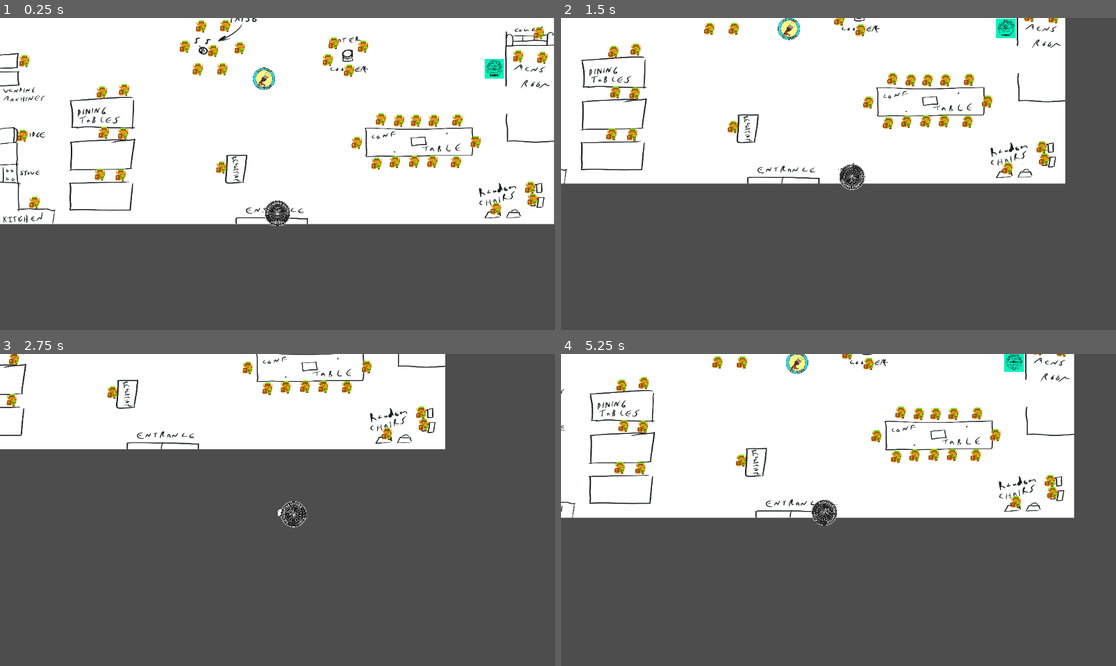
Above: before the commit, frames 1-4 (two rows, left to right).
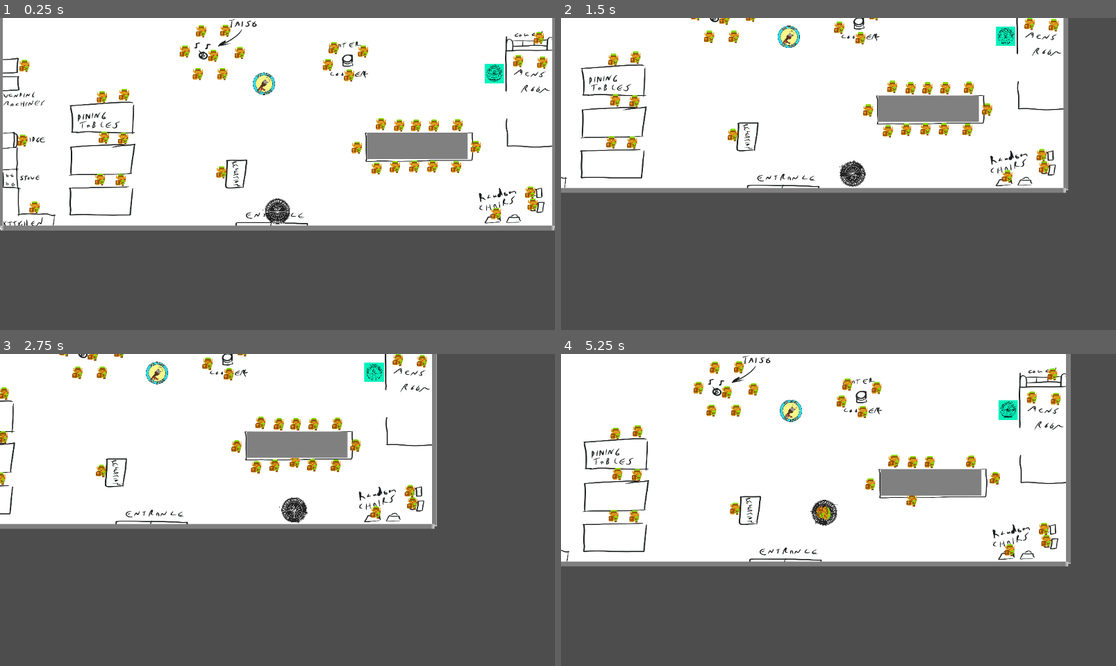
Above: after the commit, the same moments.

Repository: corincerami/union-katamari
Game: Godot game, scene res://main.tscn
The game is run twice, just before and just after one commit, with the same random seed, the same clock (stepped at 60 frames per second) and the same inputs.
Inputs:
- Up to frame 1 (0.25 s): no input
- Up to frame 2 (1.5 s): hold Right (ui_right) 0.53-1.28 s; hold Down (ui_down) from 1.28 s (still down)
- Up to frame 3 (2.75 s): release Down (ui_down) at 2.03 s; hold Right (ui_right) from 2.03 s (still down)
- Up to frame 4 (5.25 s): release Right (ui_right) at 2.78 s; hold Up (ui_up) 2.78-3.53 s; hold Left (ui_left) 3.53-5.03 s; hold Down (ui_down) from 5.03 s (still down)

The runs differ from the first frame. In frame 1, 12% of the frame differs, in the area x 0-100%, y 0-69%; in frame 2, 11%; in frame 3, 25%, in the area x 0-81%, y 0-57%; in frame 4, 23%.

Commit message:
Add functional walls to levels

Diff:
--- a/level.gd
+++ b/level.gd
@@ -17,6 +17,7 @@
 var mobs: Array
 var union_busters: Array
 var powerups: Array
+var walls: Array
 
 var level_time: int
 var start_position: Vector2
@@ -24,6 +25,7 @@
 @export var mob_scene: PackedScene
 @export var union_buster_scene: PackedScene
 @export var friendly_powerup_scene: PackedScene
+@export var wall_scene: PackedScene
 @export var level_index: int
 
 func _ready():
@@ -34,6 +36,7 @@
 	mobs = content.mobs
 	union_busters = content.union_busters
 	powerups = content.powerups
+	walls = content.walls
 	player = get_parent().get_node('Player')
 	$LevelTimer.timeout.connect(_on_level_timer_timeout)
 	$LevelTimer.wait_time = level_time;
@@ -41,25 +44,11 @@
 func start_level():
 	player.reset_clump()
 	player.start(start_position);
-	var mob = mob_scene.instantiate();
-	for mob_data in mobs:
-		var unique_mob = mob.duplicate();
-
-		unique_mob.position = Vector2(mob_data.spawn[0], mob_data.spawn[1]);
-		# Spawn the mob by adding it to the Main scene.
-		add_child(unique_mob)
-	var union_buster = union_buster_scene.instantiate();
-	for ub_data in union_busters:
-		var unique_ub = union_buster.duplicate();
-		unique_ub.origin = Vector2(ub_data.spawn[0], ub_data.spawn[1]);
-		add_child(unique_ub);
-
-	var friendly_powerup = friendly_powerup_scene.instantiate();
-	for powerup_data in powerups:
-		var unique_powerup = friendly_powerup.duplicate();
-		unique_powerup.position = Vector2(powerup_data.spawn[0], powerup_data.spawn[1])
-		add_child(unique_powerup)
-	$LevelTimer.start();
+	create_workers()
+	create_union_busters()
+	create_powerups()
+	create_walls()
+	$LevelTimer.start()
 
 func game_over():
 	for child in get_children():
@@ -91,3 +80,44 @@
 		return Ratings.A
 	elif percent == 1:
 		return Ratings.S
+
+func create_workers():
+	var mob = mob_scene.instantiate();
+	for data in mobs:
+		var unique_mob = mob.duplicate();
+
+		unique_mob.position = Vector2(data.spawn[0], data.spawn[1]);
+		# Spawn the mob by adding it to the Main scene.
+		add_child(unique_mob)
+
+func create_union_busters():
+	var union_buster = union_buster_scene.instantiate();
+	for data in union_busters:
+		var unique_ub = union_buster.duplicate();
+		unique_ub.origin = Vector2(data.spawn[0], data.spawn[1]);
+		add_child(unique_ub);
+
+func create_powerups():
+	var friendly_powerup = friendly_powerup_scene.instantiate();
+	for data in powerups:
+		var unique_powerup = friendly_powerup.duplicate();
+		unique_powerup.position = Vector2(data.spawn[0], data.spawn[1])
+		add_child(unique_powerup)
+
+func create_walls():
+	var wall = wall_scene.instantiate()
+	for data in walls:
+		var unique_wall = wall.duplicate()
+		unique_wall.position = Vector2(data.spawn[0], data.spawn[1])
+		var size = Vector2(data.size.width, data.size.height)
+		var shape = RectangleShape2D.new()
+		shape.size = size
+		unique_wall.get_node('CollisionShape2D').shape = shape
+		var image = Image.load_from_file(data.sprite)
+		var texture = ImageTexture.create_from_image(image)
+		texture.set_size_override(size)
+		var wall_sprite = Sprite2D.new()
+		wall_sprite.z_index = 10;
+		wall_sprite.texture = texture
+		unique_wall.get_node("Sprite2D").add_child(wall_sprite);
+		add_child(unique_wall)
--- a/level.tscn
+++ b/level.tscn
@@ -1,14 +1,16 @@
-[gd_scene load_steps=5 format=3 uid="uid://b15tw7wsfoh7o"]
+[gd_scene load_steps=6 format=3 uid="uid://b15tw7wsfoh7o"]
 
 [ext_resource type="Script" uid="uid://bttx8dun0h0p8" path="res://level.gd" id="1_u52ul"]
 [ext_resource type="PackedScene" uid="uid://cdxidng3i8gab" path="res://main.tscn" id="2_0b4ue"]
 [ext_resource type="PackedScene" uid="uid://b15lmrhiafsng" path="res://union_buster.tscn" id="3_f2txt"]
 [ext_resource type="PackedScene" uid="uid://ch85jao15nwnq" path="res://friendly_powerup.tscn" id="4_1ainy"]
+[ext_resource type="PackedScene" uid="uid://dppckrgf27kwl" path="res://wall.tscn" id="5_f2txt"]
 
 [node name="Level" type="Node2D"]
 script = ExtResource("1_u52ul")
 mob_scene = ExtResource("2_0b4ue")
 union_buster_scene = ExtResource("3_f2txt")
 friendly_powerup_scene = ExtResource("4_1ainy")
+wall_scene = ExtResource("5_f2txt")
 
 [node name="LevelTimer" type="Timer" parent="."]
--- a/level_1.json
+++ b/level_1.json
@@ -94,5 +94,12 @@
 	],
 	"powerups": [
 		{"spawn": [450, 0]}
+	],
+	"walls": [
+		{"spawn": [-575, 0], "size": {"height": 640, "width": 10}, "sprite": "gray-square.png"},
+		{"spawn": [0, -320], "size": {"width": 1150, "height": 10}, "sprite": "gray-square.png"},
+		{"spawn": [575, 0], "size": {"height": 640, "width": 10}, "sprite": "gray-square.png"},
+		{"spawn": [0, 320], "size": {"width": 1150, "height": 10}, "sprite": "gray-square.png"},
+		{"spawn": [290, 150], "size": {"width": 210, "height": 55}, "sprite": "gray-square.png"},
 	]
 }
--- a/level_2.json
+++ b/level_2.json
@@ -5,5 +5,6 @@
 		{"spawn": [0, 0]}
 	],
 	"union_busters": [],
-	"powerups": []
+	"powerups": [],
+	"walls": []
 }
--- a/main.tscn
+++ b/main.tscn
@@ -7,6 +7,7 @@
 [ext_resource type="Texture2D" uid="uid://dbwna85265c8h" path="res://union-katamari-office-dev-art.png" id="4_1bvp3"]
 [ext_resource type="PackedScene" uid="uid://b15lmrhiafsng" path="res://union_buster.tscn" id="4_5vw27"]
 [ext_resource type="PackedScene" uid="uid://ch85jao15nwnq" path="res://friendly_powerup.tscn" id="5_kek77"]
+[ext_resource type="PackedScene" uid="uid://dppckrgf27kwl" path="res://wall.tscn" id="6_5vw27"]
 
 [sub_resource type="GDScript" id="GDScript_272bh"]
 script/source = "extends Level
@@ -24,6 +25,7 @@
 mob_scene = ExtResource("2_1bvp3")
 union_buster_scene = ExtResource("4_5vw27")
 friendly_powerup_scene = ExtResource("5_kek77")
+wall_scene = ExtResource("6_5vw27")
 level_index = 1
 metadata/_custom_type_script = "uid://bttx8dun0h0p8"
 
@@ -48,6 +50,7 @@
 mob_scene = ExtResource("2_1bvp3")
 union_buster_scene = ExtResource("4_5vw27")
 friendly_powerup_scene = ExtResource("5_kek77")
+wall_scene = ExtResource("6_5vw27")
 level_index = 2
 metadata/_custom_type_script = "uid://bttx8dun0h0p8"
 
--- /dev/null
+++ b/wall.tscn
@@ -0,0 +1,7 @@
+[gd_scene format=3 uid="uid://dppckrgf27kwl"]
+
+[node name="Wall" type="CharacterBody2D"]
+
+[node name="CollisionShape2D" type="CollisionShape2D" parent="."]
+
+[node name="Sprite2D" type="Sprite2D" parent="."]
Binary file added: gray-square.png
Not shown, added: gray-square.png.import
Not shown: 1 places in main.tscn that only renumber resources
